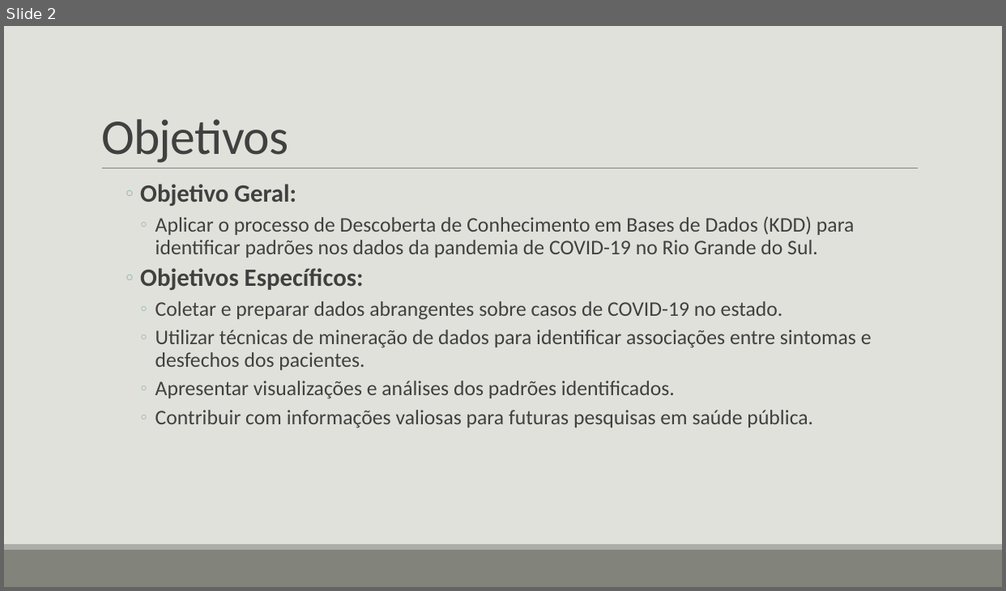
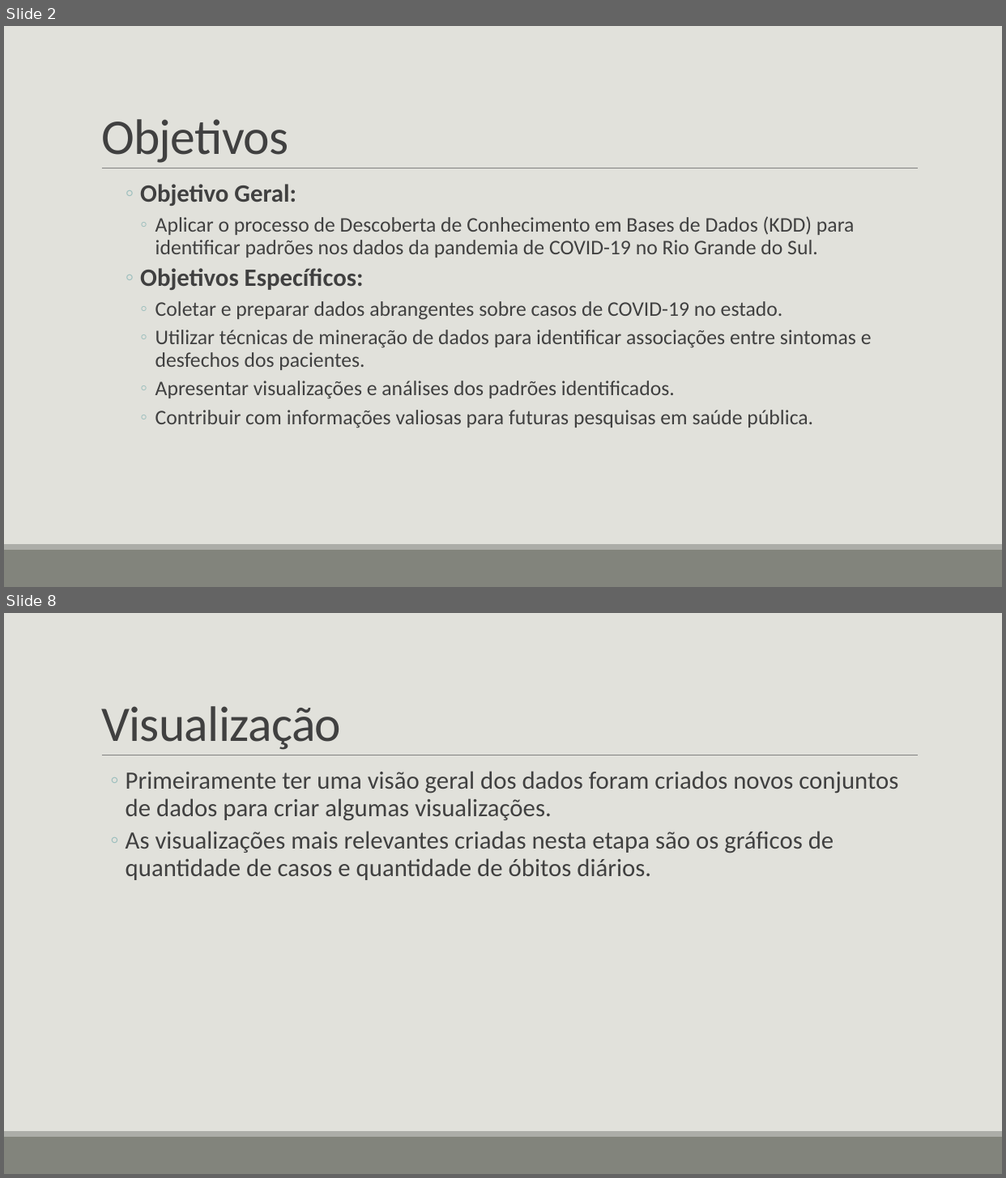
Before and after one commit to gvheisler/KDD-COVID-19, a slide deck: presentation/presentation.pptx. Shown one above the other, each under a label of ours: slide 2 before the commit, slides 2 and 8 after it; the slides between them are not shown. The pictures are 1006x591 and 1006x1178 pixels, drawn with LibreOffice and Linux fonts; fonts in the diff are those of the drawing. Boxes give left, top, right and bottom in pixels: in the first picture for what was removed or moved away, otherwise in the second. Text is boxed around its words. In the diff, an @@ line names an element or a change of style, - is before the commit and + after.

```diff
--- a/presentation/presentation.pptx
+++ b/presentation/presentation.pptx
@@ slide 8 added at bbox=[4, 613, 1002, 1174], background #E1E1DB; not listed: 3 template elements that a slide beside it also shows @@
@@ title added at bbox=[101, 706, 341, 750], 48 pt, text #404040 @@
+Visualização
@@ text added at bbox=[126, 771, 898, 880], 24 pt, text #404040 @@
+  ◦ Primeiramente ter uma visão geral dos dados foram criados novos conjuntos de dados para criar algumas visualizações.
+  ◦ As visualizações mais relevantes criadas nesta etapa são os gráficos de quantidade de casos e quantidade de óbitos diários.
```
Also in this commit, not shown: 2 slides changed, 7 other slides added, 1 slide removed, 1 other file.
